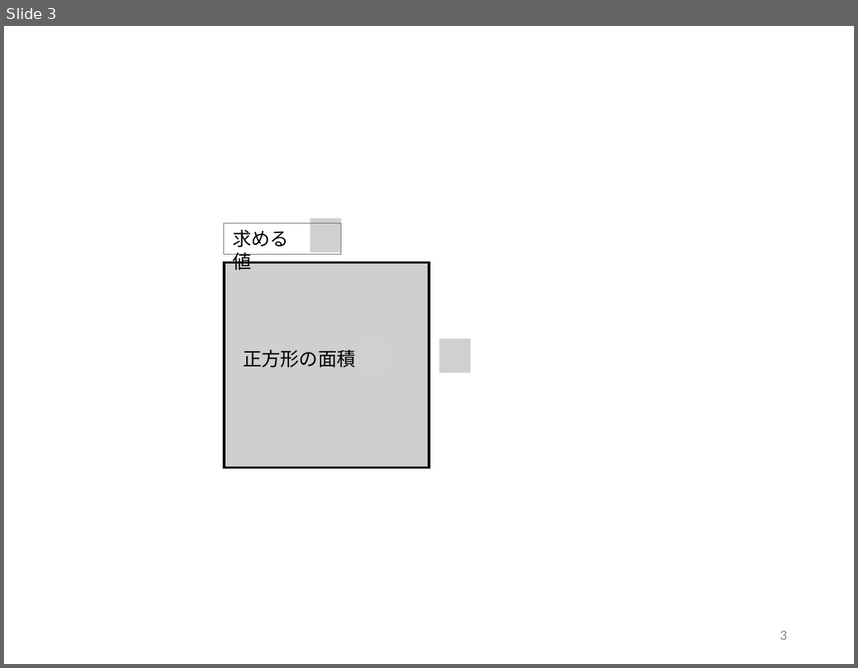
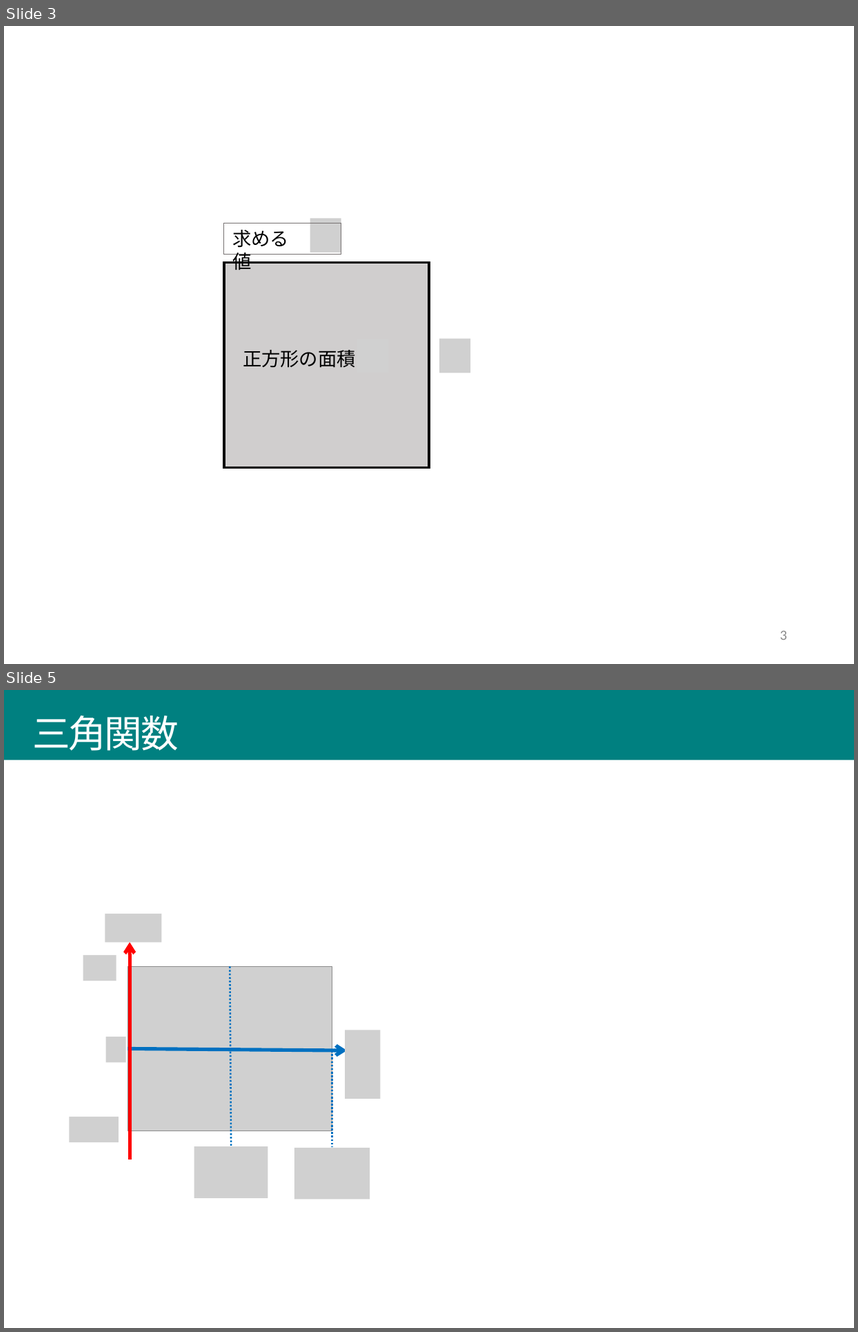
Before and after one commit to afukushimagit/afukushimagit.github.io, a slide deck: images/calv_variable/図素材.pptx. Shown one above the other, each under a label of ours: slide 3 before the commit, slides 3 and 5 after it; the slides between them are not shown. The pictures are 858x668 and 858x1332 pixels, drawn with LibreOffice and Linux fonts; fonts in the diff are those of the drawing; grey boxes stand for pictures. Boxes give left, top, right and bottom in pixels: in the first picture for what was removed or moved away, otherwise in the second. Text is boxed around its words. In the diff, an @@ line names an element or a change of style, - is before the commit and + after.

Commit message:
三角関数当たり

```diff
--- a/images/calv_variable/図素材.pptx
+++ b/images/calv_variable/図素材.pptx
@@ slide 5 added at [4, 690, 854, 1328], background #FFFFFF @@
@@ title added at [4, 690, 854, 760], fill #008080, 32 pt, text #FFFFFF @@
+三角関数
@@ picture added at [105, 914, 162, 943] @@
@@ picture added at [83, 955, 116, 980] @@
@@ arrow added from (130, 1159) to (130, 942), #FF0000 3 pt @@
@@ picture added at [128, 966, 332, 1130] @@
@@ line added from (230, 966) to (231, 1147), #0070C0 1.5 pt dashed @@
@@ picture added at [106, 1037, 125, 1063] @@
@@ picture added at [345, 1030, 381, 1099] @@
@@ arrow added from (128, 1049) to (346, 1050), #0070C0 3 pt @@
@@ line added from (332, 1050) to (332, 1147), #0070C0 1.5 pt dashed @@
@@ picture added at [70, 1116, 119, 1142] @@
@@ picture added at [194, 1147, 268, 1199] @@
@@ picture added at [294, 1147, 370, 1199] @@
```
Also in this commit, not shown: 3 other slides added, 6 other files.
